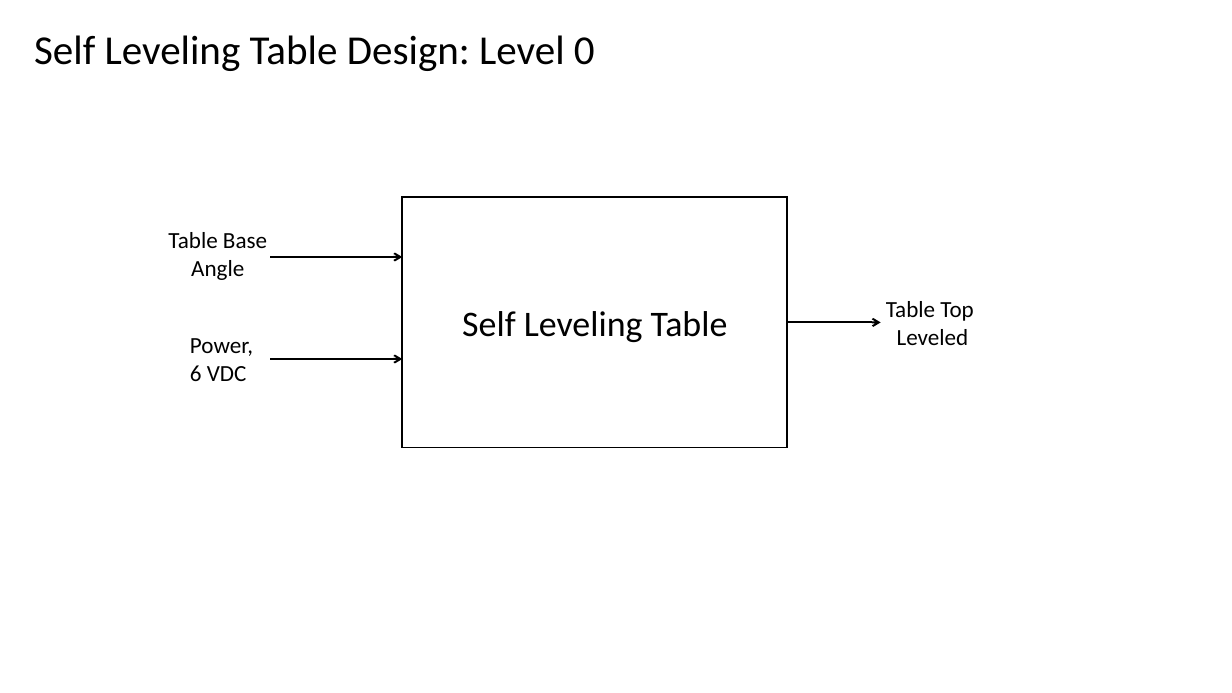
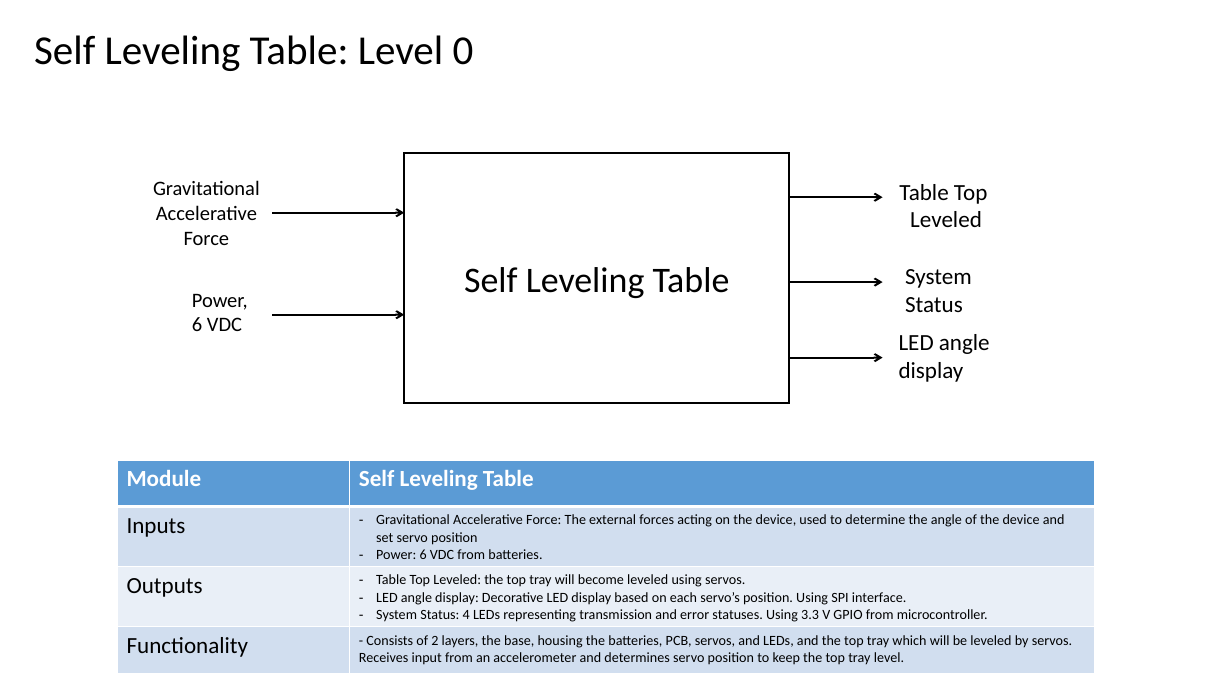
Before and after one commit to hsean/ECE-411-Practicum, a slide deck: slide 2 of Block Diagram/HW5_BlockDiagrams.pptx (slide 1 before the commit). Drawn at 1232x693 pixels with LibreOffice and Linux fonts; fonts in the diff are those of the drawing. Boxes give left, top, right and bottom in pixels: in the first picture for what was removed or moved away, otherwise in the second. Text is boxed around its words. In the diff, an @@ line names an element or a change of style, - is before the commit and + after.

```diff
--- a/Block Diagram/HW5_BlockDiagrams.pptx
+++ b/Block Diagram/HW5_BlockDiagrams.pptx
@@ text at bbox=[34, 35, 474, 71]: text changed @@
-Self Leveling Table Design: Level 0
+Self Leveling Table: Level 0
@@ rectangle "Self Leveling Table": place and size @@
-rectangle "Self Leveling Table" at bbox=[402, 198, 787, 448]
+rectangle "Self Leveling Table" at bbox=[405, 153, 790, 404]
@@ text "Table Top": place and size @@
-text "Table Top" at bbox=[886, 301, 973, 345]
+text "Table Top" at bbox=[899, 184, 987, 227]
@@ text added at bbox=[153, 180, 260, 245], 16 pt, text #000000 @@
+Gravitational Accelerative Force
@@ arrow moved from (787, 323) - (881, 323) to (789, 197) - (883, 197) @@
@@ text removed at bbox=[168, 232, 267, 280] @@
-Table Base
-Angle
@@ arrow moved from (271, 257) - (402, 257) to (273, 213) - (405, 213) @@
@@ text added at bbox=[905, 269, 972, 312], 18 pt, text #000000 @@
+System Status
@@ text "Power,": place and size @@
-text "Power," at bbox=[190, 338, 253, 381]
+text "Power," at bbox=[192, 294, 248, 331]
@@ text "Power," at bbox=[192, 294, 248, 331]: size 18 to 16 pt @@
@@ arrow added from (789, 282) to (883, 282), #000000 1.5 pt @@
@@ arrow moved from (271, 360) - (402, 360) to (273, 315) - (405, 315) @@
@@ arrow added from (789, 358) to (883, 358), #000000 1.5 pt @@
@@ text added at bbox=[899, 334, 990, 382], 18 pt, text #000000 @@
+LED angle
+display
@@ table added at bbox=[117, 460, 1094, 674], 4 rows, 2 columns @@
+Module | Self Leveling Table
+Inputs | Gravitational Accelerative Force: The external forces acting on the device, used to determine the angle of the device and set servo position / Power: 6 VDC from batteries.
+Outputs | Table Top Leveled: the top tray will become leveled using servos. / LED angle display: Decorative LED display based on each servo’s position. Using SPI interface. / System Status: 4 LEDs representing transmission and error statuses. Using 3.3 V GPIO from microcontroller.
+Functionality | - Consists of 2 layers, the base, housing the batteries, PCB, servos, and LEDs, and the top tray which will be leveled by servos. Receives input from an accelerometer and determines servo position to keep the top tray level.
```
Also in this commit, not shown: 1 other slide changed, 13 slides added.
